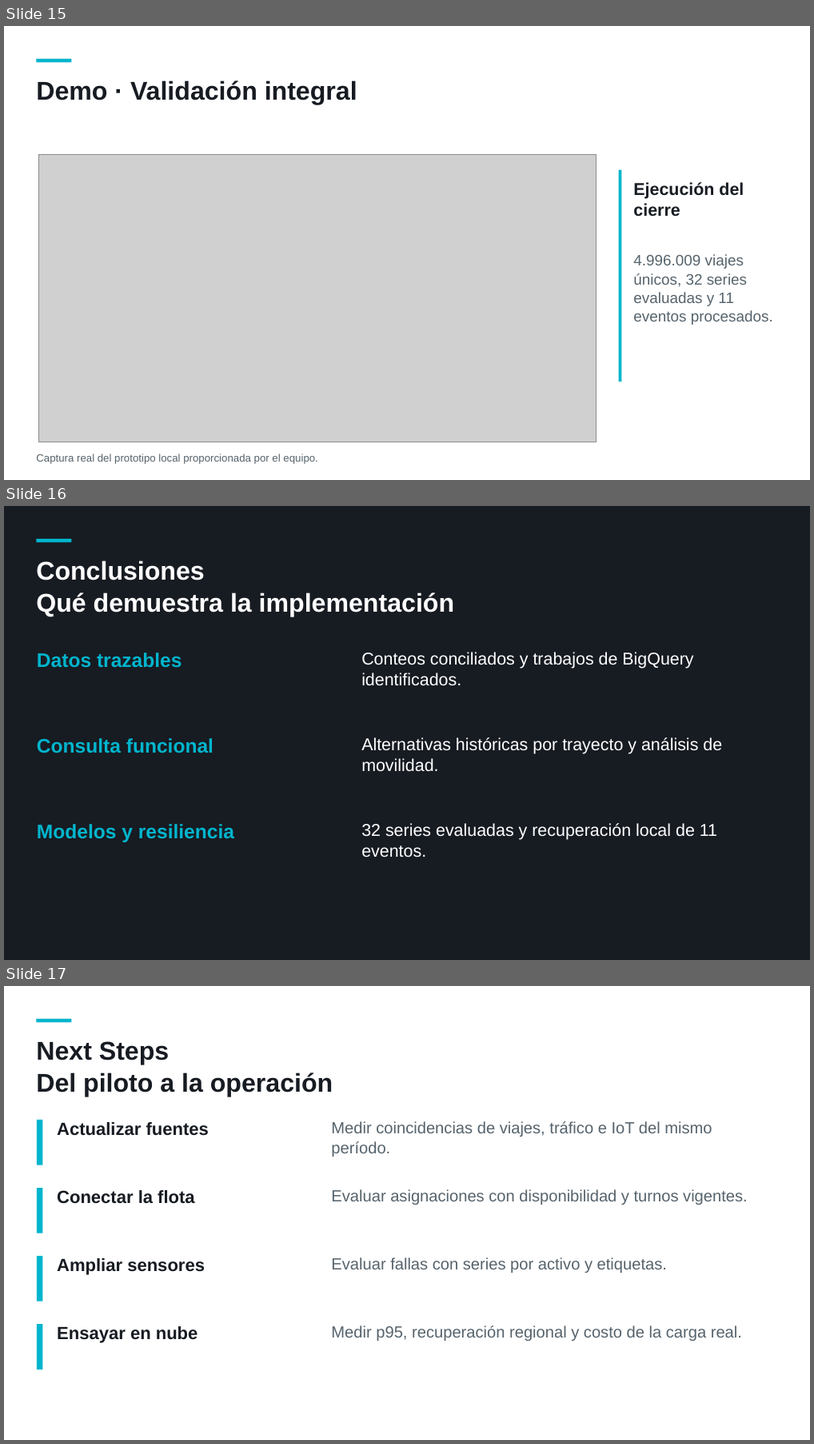
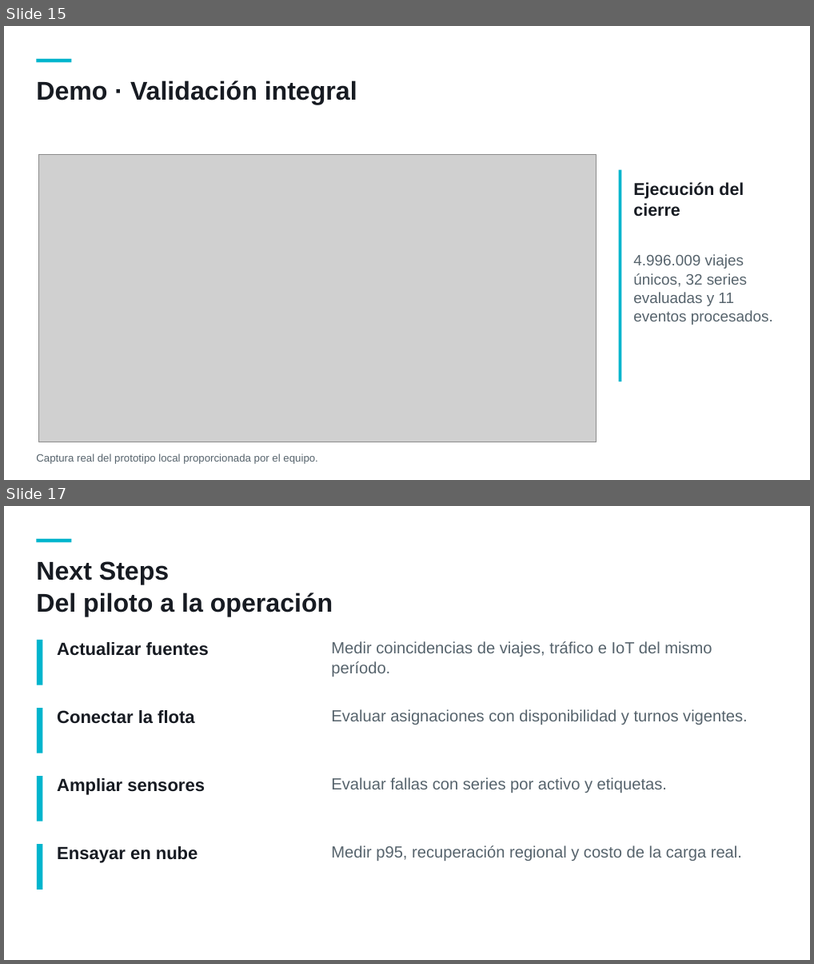
Before and after one commit to AlejandroPinedo/datalandia-lumina-smart-mobility-gcp, a slide deck: P3/entrega/Lumina-P3.pptx. Shown one above the other, each under a label of ours: slides 15, 16 and 17 before the commit, slides 15 and 17 after it; the slides between them are not shown. The pictures are 814x1444 and 814x964 pixels, drawn with LibreOffice and Linux fonts; fonts in the diff are those of the drawing; grey boxes stand for pictures. Boxes give left, top, right and bottom in pixels: in the first picture for what was removed or moved away, otherwise in the second. Text is boxed around its words. In the diff, an @@ line names an element or a change of style, - is before the commit and + after.

```diff
--- a/P3/entrega/Lumina-P3.pptx
+++ b/P3/entrega/Lumina-P3.pptx
@@ slide 16 removed at bbox=[4, 506, 810, 960], background #171B22 @@
@@ rectangle removed at bbox=[36, 539, 71, 542] @@
@@ text removed at bbox=[36, 560, 454, 616] @@
-Conclusiones
-Qué demuestra la implementación
@@ text removed at bbox=[37, 652, 182, 667] @@
-Datos trazables
@@ text removed at bbox=[362, 652, 694, 686] @@
-Conteos conciliados y trabajos de BigQuery
-identificados.
@@ text removed at bbox=[37, 738, 214, 752] @@
-Consulta funcional
@@ text removed at bbox=[362, 737, 722, 771] @@
-Alternativas históricas por trayecto y análisis de
-movilidad.
@@ text removed at bbox=[37, 824, 234, 842] @@
-Modelos y resiliencia
@@ text removed at bbox=[362, 823, 718, 857] @@
-32 series evaluadas y recuperación local de 11
-eventos.
```
Also in this commit, not shown: 3 slides changed, 1 slide added, 2 other files.
